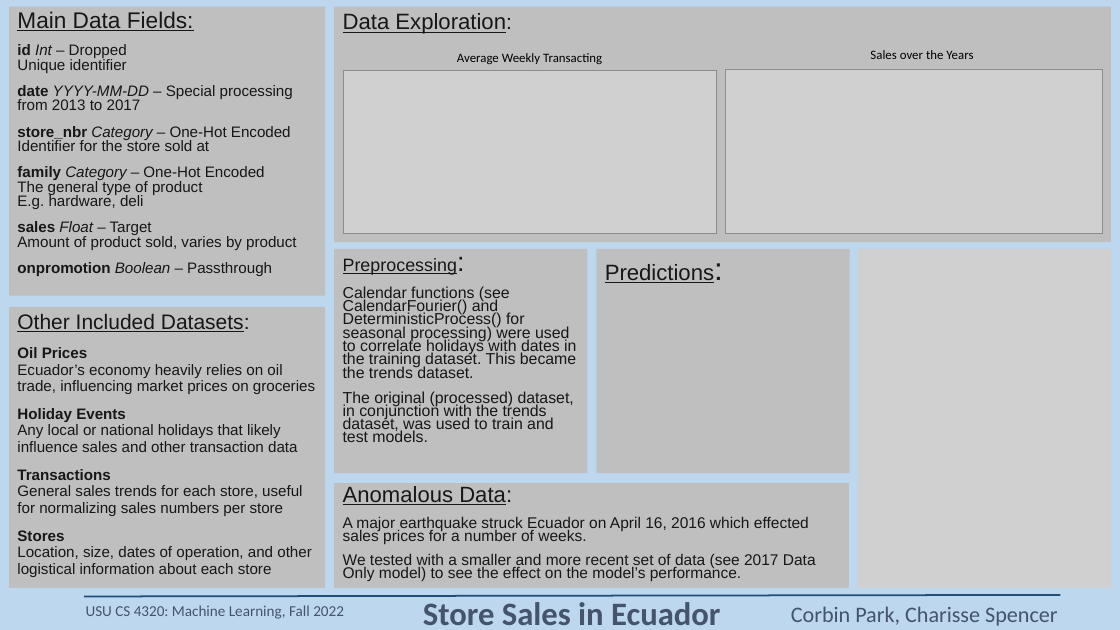
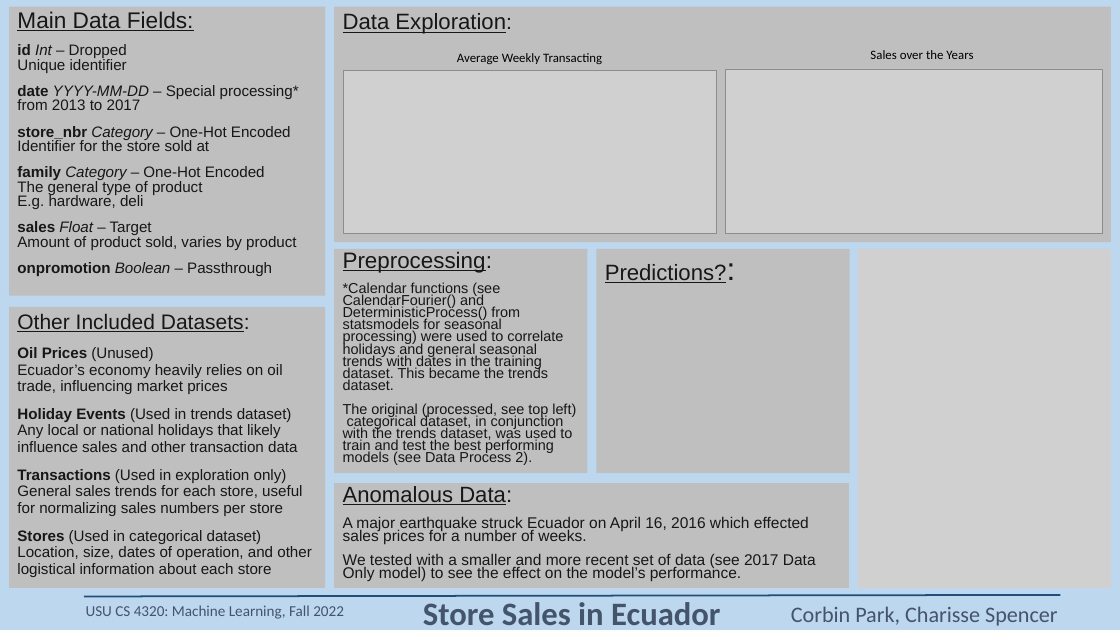
Before and after one commit to Nibroc00/Store-Sales-Machine-Learning, a slide deck: slide 1 of Presentation Slide.pptx. Drawn at 1120x630 pixels with LibreOffice and Linux fonts; fonts in the diff are those of the drawing; grey boxes stand for pictures. Boxes give left, top, right and bottom in pixels: in the first picture for what was removed or moved away, otherwise in the second. Text is boxed around its words. In the diff, an @@ line names an element or a change of style, - is before the commit and + after.

Commit message:
Minor poster edits

```diff
--- a/Presentation Slide.pptx
+++ b/Presentation Slide.pptx
@@ subtitle at [17,85,299,110]: text changed @@
-date YYYY-MM-DD – Special processing
-from 2013 to 2017
+date YYYY-MM-DD – Special processing*
+from 2013 to 2017
@@ text in rectangle at [343,252,492,273]: size 15.3 to 19.2 pt, size 22.9 to 19.2 pt in "Preprocessing:" @@
@@ text in rectangle at [605,264,727,283]: text changed @@
-Predictions:
+Predictions?:
@@ text in rectangle at [343,282,576,465]: text changed; size 13.6 to 12.4 pt @@
-Calendar functions (see CalendarFourier() and DeterministicProcess() for seasonal processing) were used to correlate holidays with dates in the training dataset. This became the trends dataset.
-The original (processed) dataset, in conjunction with the trends dataset, was used to train and test models.
+*Calendar functions (see CalendarFourier() and DeterministicProcess() from statsmodels for seasonal processing) were used to correlate holidays and general seasonal trends with dates in the training dataset. This became the trends dataset.
+The original (processed, see top left) categorical dataset, in conjunction with the trends dataset, was used to train and test the best performing models (see Data Process 2).
@@ text in rectangle at [17,347,312,577]: text changed @@
-Oil Prices
-Ecuador’s economy heavily relies on oil trade, influencing market prices on groceries
-Holiday Events
-Any local or national holidays that likely influence sales and other transaction data
-Transactions
-General sales trends for each store, useful for normalizing sales numbers per store
-Stores
-Location, size, dates of operation, and other logistical information about each store
+Oil Prices (Unused)
+Ecuador’s economy heavily relies on oil trade, influencing market prices
+Holiday Events (Used in trends dataset)
+Any local or national holidays that likely influence sales and other transaction data
+Transactions (Used in exploration only)
+General sales trends for each store, useful for normalizing sales numbers per store
+Stores (Used in categorical dataset)
+Location, size, dates of operation, and other logistical information about each store
```
